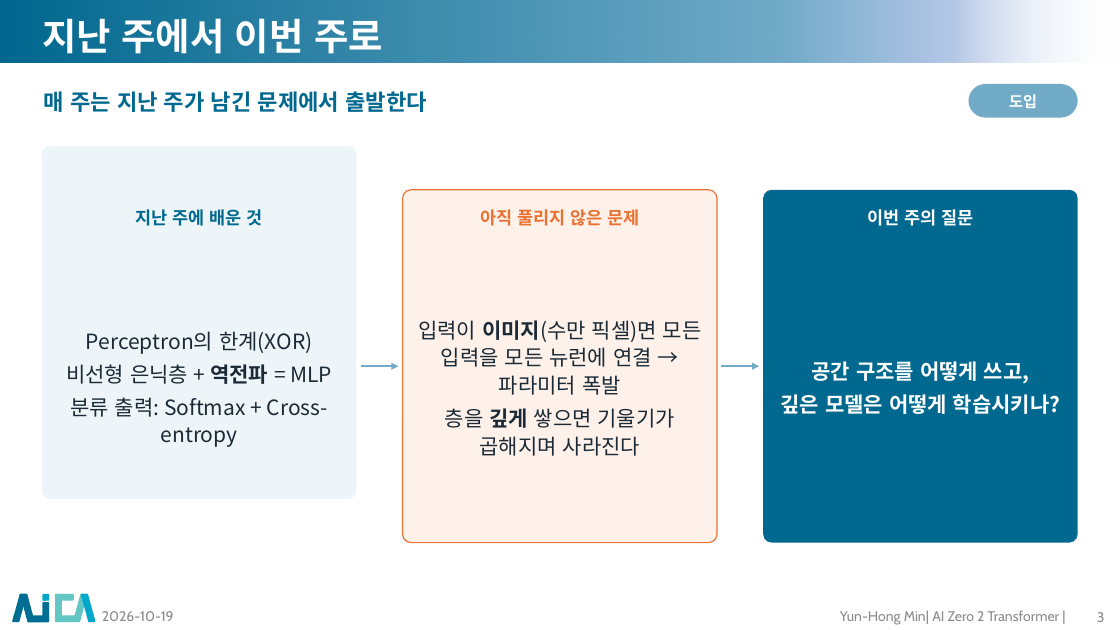
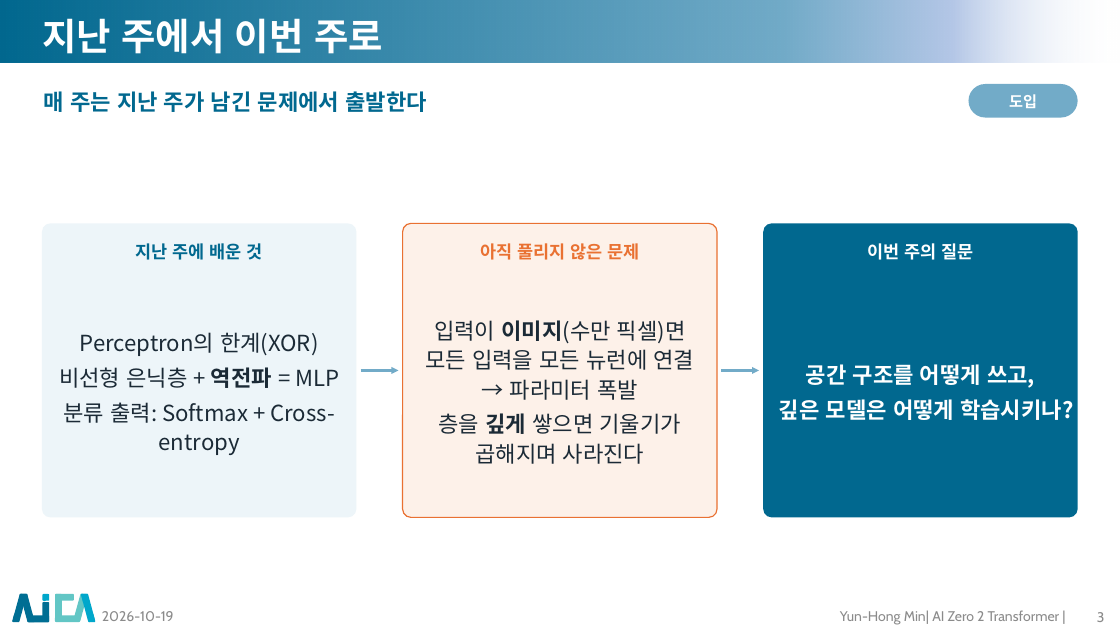
Before and after one commit to myunhh/AI-Zero-2-Transformers, a slide deck: slide 3 of lectures/week03_cnn_and_deep_learning.pptx. Drawn at 1120x630 pixels with LibreOffice and Linux fonts; fonts in the diff are those of the drawing; background and template pictures are left out. Boxes give left, top, right and bottom in pixels: in the first picture for what was removed or moved away, otherwise in the second. Text is boxed around its words. In the diff, an @@ line names an element or a change of style, - is before the commit and + after.

```diff
--- a/lectures/week03_cnn_and_deep_learning.pptx
+++ b/lectures/week03_cnn_and_deep_learning.pptx
@@ proportions changed in 3 elements at (402,223,717,518), (764,223,1078,518), (42,223,356,518) @@
@@ rounded rectangle: place and size @@
-rounded rectangle at (42,146,356,499)
+rounded rectangle at (42,223,356,518)
@@ rounded rectangle: place and size @@
-rounded rectangle at (402,190,717,543)
+rounded rectangle at (402,223,717,518)
@@ rounded rectangle: place and size @@
-rounded rectangle at (764,190,1078,543)
+rounded rectangle at (764,223,1078,518)
@@ 3 texts: place and size @@
-3 texts at (135,209,973,226)
+3 texts at (135,243,973,260)
@@ text "Perceptron의 한계(XOR)": place and size @@
-text "Perceptron의 한계(XOR)" at (66,331,332,447)
+text "Perceptron의 한계(XOR)" at (59,332,339,455)
@@ text "입력이 이미지(수만 픽셀)면 모든 입력을 ...": place and size @@
-text "입력이 이미지(수만 픽셀)면 모든 입력을 ..." at (418,320,702,456)
+text "입력이 이미지(수만 픽셀)면 모든 입력을 ..." at (425,320,695,464)
@@ size 18 to 19 pt in 3 elements at (59,332,339,455), (425,320,695,464), (779,364,1073,420) @@
@@ arrow moved from (360, 366) - (398, 366) to (360, 371) - (398, 371) @@
@@ arrow moved from (722, 366) - (760, 366) to (722, 371) - (760, 371) @@
```
Also in this commit, not shown: 30 other slides changed, 17 other files.
